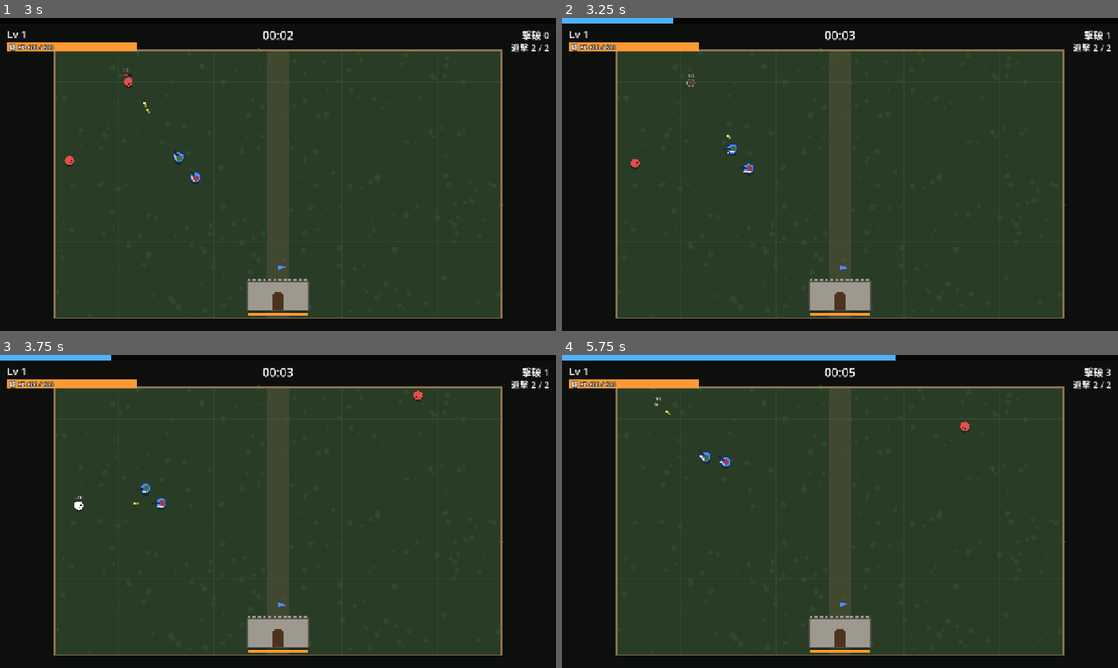
Above: before the commit, frames 1-4 (two rows, left to right).
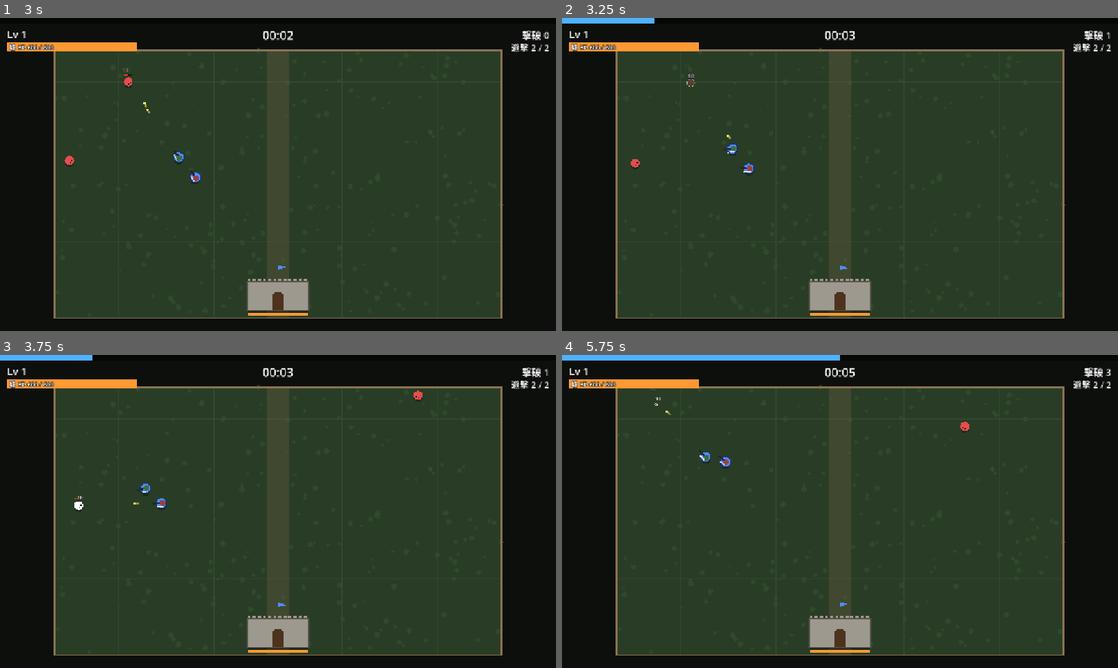
Above: after the commit, the same moments.

Repository: sukepuu/vgnfhusi4v3128904cmtu31
Game: Godot game, scene res://scenes/main.tscn
The game is run twice, just before and just after one commit, with the same random seed, the same clock (stepped at 60 frames per second) and the same inputs.
Inputs:
- Up to frame 1 (3 s): tap Enter at 0.5 s; tap R at 0.6 s; tap 1 at 1.35 s; tap 2 at 2.1 s; tap 3 at 2.85 s
- Up to frame 2 (3.25 s): no input
- Up to frame 3 (3.75 s): tap R at 3.6 s
- Up to frame 4 (5.75 s): tap 1 at 4.35 s; tap 2 at 5.1 s

Frame 1 is identical in both runs. In frame 2, less than 0.1% of the frame differs, in the area x 16-20%, y 0-2%; in frame 3, less than 0.1%; in frame 4, 0.2%, in the area x 50-60%, y 0-2%.

Commit message:
Add ballista, triple heavy damage, level up 1.2x faster
- Ballista (castle, max 3): slower than arrow towers but high damage,
  unlimited range and unlimited pierce; aims along the line with the
  most enemies.
- Heavy slash damage 45 -> 135.
- XP needed per level divided by 1.2.

Co-Authored-By: Claude Opus 5.5 <noreply@anthropic.com>
Claude-Session: https://claude.ai/code/session_011NyugcHQ7VLrKVd7aaRyr2

Diff:
--- a/auto_soldier/scripts/bullet.gd
+++ b/auto_soldier/scripts/bullet.gd
@@ -9,6 +9,8 @@
 var from_enemy := false
 var color := Color(1, 1, 0.5)
 var life := 1.0
+## true ならバリスタの矢（太く長く描く）
+var bolt := false
 
 var _hit := {}
 
@@ -57,6 +59,13 @@
 	if from_enemy:
 		draw_circle(Vector2.ZERO, radius, color)
 		draw_circle(Vector2.ZERO, radius * 0.5, Color(1, 1, 1, 0.8))
+	elif bolt:
+		var dir := velocity.normalized()
+		draw_line(-dir * 34.0, dir * 6.0, Color(0.45, 0.3, 0.15), 4.0)
+		draw_colored_polygon(PackedVector2Array([
+			dir * 16.0, dir * 4.0 + dir.orthogonal() * 6.0, dir * 4.0 - dir.orthogonal() * 6.0]), Color(0.85, 0.88, 0.95))
+		draw_line(-dir * 34.0 + dir.orthogonal() * 5.0, -dir * 26.0, Color(0.9, 0.9, 0.85), 2.0)
+		draw_line(-dir * 34.0 - dir.orthogonal() * 5.0, -dir * 26.0, Color(0.9, 0.9, 0.85), 2.0)
 	else:
 		var tail := -velocity.normalized() * 14.0
 		draw_line(tail, Vector2.ZERO, Color(color, 0.5), radius * 1.2)
--- a/auto_soldier/scripts/castle.gd
+++ b/auto_soldier/scripts/castle.gd
@@ -1,6 +1,6 @@
 extends Node2D
 ## 守るべき城。HPが0になったらゲームオーバー。
-## 強化で迎撃システム（矢倉・大砲・投石器・氷結の結界）が増えていく。
+## 強化で迎撃システム（矢倉・大砲・投石器・バリスタ・氷結の結界）が増えていく。
 
 const BulletScript := preload("res://scripts/bullet.gd")
 const ShellScript := preload("res://scripts/shell.gd")
@@ -38,6 +38,14 @@
 var catapult_radius := 150.0
 var _catapult_cds: Array = [2.0, 5.0, 8.0]
 var _catapult_swings: Array = [0.0, 0.0, 0.0]
+# --- バリスタ（矢倉より発射間隔が長いが、高威力・射程無限・貫通無限）。最大3基
+var ballista_level := 0
+var ballista_interval := 4.0
+var ballista_damage := 120.0
+var _ballista_cds: Array = [1.0, 2.3, 3.6]
+var _ballista_aims: Array = [Vector2.UP, Vector2.UP, Vector2.UP]
+var _ballista_recoil: Array = [0.0, 0.0, 0.0]
+
 ## 直前に撃ち込んだ場所（同じ場所に重ねて撃たないように）
 var _recent_shots: Array = []
 
@@ -57,6 +65,7 @@
 	_update_towers(delta)
 	_update_cannon(delta)
 	_update_catapult(delta)
+	_update_ballista(delta)
 	queue_redraw()
 
 
@@ -157,6 +166,52 @@
 		_fire_shell(from, best.global_position, catapult_damage, catapult_radius, true)
 		_catapult_cds[i] = catapult_interval
 		_catapult_swings[i] = 0.4
+
+
+func _update_ballista(delta: float) -> void:
+	for i in mini(ballista_level, MAX_GUNS):
+		_ballista_recoil[i] -= delta
+		_ballista_cds[i] -= delta
+		if _ballista_cds[i] > 0.0:
+			continue
+		var from := global_position + _ballista_local_pos(i)
+		var dir := _best_pierce_dir(from)
+		if dir == Vector2.ZERO:
+			continue
+		_ballista_aims[i] = dir
+		var b := BulletScript.new()
+		b.game = game
+		b.velocity = dir * 1000.0
+		b.damage = ballista_damage
+		b.pierce = 1000000
+		b.radius = 7.0
+		b.bolt = true
+		b.life = 2.5
+		b.position = from
+		game.world.add_child(b)
+		_ballista_cds[i] = ballista_interval
+		_ballista_recoil[i] = 0.25
+
+
+## 一直線上に一番多くの敵が並ぶ向き（敵がいなければ ZERO）
+func _best_pierce_dir(from: Vector2) -> Vector2:
+	var best := Vector2.ZERO
+	var best_n := 0
+	for e in game.enemies_cache:
+		if not is_instance_valid(e) or e.dead:
+			continue
+		var dir: Vector2 = (e.global_position - from).normalized()
+		var n := 0
+		for o in game.enemies_cache:
+			if not is_instance_valid(o) or o.dead:
+				continue
+			var rel: Vector2 = o.global_position - from
+			if rel.dot(dir) > 0.0 and absf(rel.dot(dir.orthogonal())) < o.radius + 7.0:
+				n += 1
+		if n > best_n:
+			best_n = n
+			best = dir
+	return best
 
 
 func _fire_shell(from: Vector2, to: Vector2, dmg: float, area: float, boulder: bool) -> void:
@@ -204,6 +259,13 @@
 		0: return Vector2(0, -HALF.y - 30.0)
 		1: return Vector2(-72, -HALF.y - 26.0)
 		_: return Vector2(72, -HALF.y - 26.0)
+
+
+func _ballista_local_pos(i: int) -> Vector2:
+	match i:
+		0: return Vector2(-HALF.x * 0.78, HALF.y * 0.45)
+		1: return Vector2(HALF.x * 0.78, HALF.y * 0.45)
+		_: return Vector2(HALF.x * 0.4, HALF.y * 0.55)
 
 
 func _catapult_local_pos(i: int) -> Vector2:
@@ -258,6 +320,22 @@
 		draw_circle(cp, 14.0, Color(0.25, 0.25, 0.28))
 		draw_line(cp, cp + aim * 26.0, Color(0.15, 0.15, 0.18), 10.0)
 
+	# バリスタ
+	for i in mini(ballista_level, MAX_GUNS):
+		var p := _ballista_local_pos(i)
+		var aim: Vector2 = _ballista_aims[i]
+		var side := aim.orthogonal()
+		var back: float = 4.0 if _ballista_recoil[i] > 0.0 else 0.0
+		var c := p - aim * back
+		draw_circle(p, 9.0, Color(0.4, 0.3, 0.2))
+		# 弓の部分
+		draw_line(c + side * 14.0 - aim * 4.0, c + aim * 6.0, Color(0.55, 0.4, 0.2), 4.0)
+		draw_line(c - side * 14.0 - aim * 4.0, c + aim * 6.0, Color(0.55, 0.4, 0.2), 4.0)
+		draw_line(c + side * 14.0 - aim * 4.0, c - aim * 8.0, Color(0.9, 0.9, 0.85), 1.5)
+		draw_line(c - side * 14.0 - aim * 4.0, c - aim * 8.0, Color(0.9, 0.9, 0.85), 1.5)
+		# 台座のレール
+		draw_line(c - aim * 12.0, c + aim * 16.0, Color(0.3, 0.2, 0.1), 5.0)
+
 	# 投石器
 	for i in mini(catapult_level, MAX_GUNS):
 		var p := _catapult_local_pos(i)
--- a/auto_soldier/scripts/heavy.gd
+++ b/auto_soldier/scripts/heavy.gd
@@ -23,7 +23,7 @@
 var hp := 1350.0
 var regen := 4.0
 var move_speed := 60.0
-var slash_damage := 45.0
+var slash_damage := 135.0
 var slash_radius := 105.0
 var slash_arc := deg_to_rad(150.0)
 var slash_interval := 1.1
--- a/auto_soldier/scripts/main.gd
+++ b/auto_soldier/scripts/main.gd
@@ -52,7 +52,7 @@
 
 var level := 1
 var xp := 0
-var xp_to_next := 5
+var xp_to_next := xp_needed(1)
 var kills := 0
 var elapsed := 0.0
 var upgrade_levels := {}
@@ -341,12 +341,17 @@
 	add_xp(e.xp_value)
 
 
+## レベル lv から次のレベルまでに必要な経験値（÷1.2 でレベルの上がり方を1.2倍に）
+func xp_needed(lv: int) -> int:
+	return maxi(1, roundi((4.0 + lv * 3.0 + lv * lv / 8.0) / 1.2))
+
+
 func add_xp(amount: int) -> void:
 	xp += amount
 	while xp >= xp_to_next:
 		xp -= xp_to_next
 		level += 1
-		xp_to_next = 4 + level * 3 + level * level / 8
+		xp_to_next = xp_needed(level)
 		pending_levelups += 1
 	if pending_levelups > 0 and not level_up_ui.visible and not game_over:
 		_open_level_up()
--- a/auto_soldier/scripts/upgrades.gd
+++ b/auto_soldier/scripts/upgrades.gd
@@ -45,6 +45,8 @@
 		"desc_up": "大砲をもう1門追加（最大3門）", "max": 3, "weight": 1.3},
 	{"id": "catapult", "cat": "castle", "name": "投石器", "desc": "大砲より広い範囲に岩を落とす（発射間隔は長い）",
 		"desc_up": "投石器をもう1台追加（最大3台）", "max": 3},
+	{"id": "ballista", "cat": "castle", "name": "バリスタ", "desc": "城にバリスタを設置。発射間隔は長いが、高威力・射程無限で敵を何体でも貫通する",
+		"desc_up": "バリスタをもう1基追加（最大3基）", "max": 3},
 	{"id": "artillery", "cat": "castle", "name": "砲術", "desc": "大砲と投石器の威力 +30%、発射間隔 -10%", "max": 4, "req_any": ["cannon", "catapult"]},
 	{"id": "frost", "cat": "castle", "name": "氷結の結界", "desc": "城のまわりの敵の動きを遅くする",
 		"desc_up": "結界の範囲が広がり、さらに遅くなる", "max": 3},
@@ -158,6 +160,8 @@
 			game.guard_stats.spear_damage *= 1.35
 		"catapult":
 			castle.catapult_level = new_level
+		"ballista":
+			castle.ballista_level = new_level
 		"artillery":
 			castle.cannon_damage *= 1.3
 			castle.catapult_damage *= 1.3
Not shown, changed: auto_soldier/README.md
